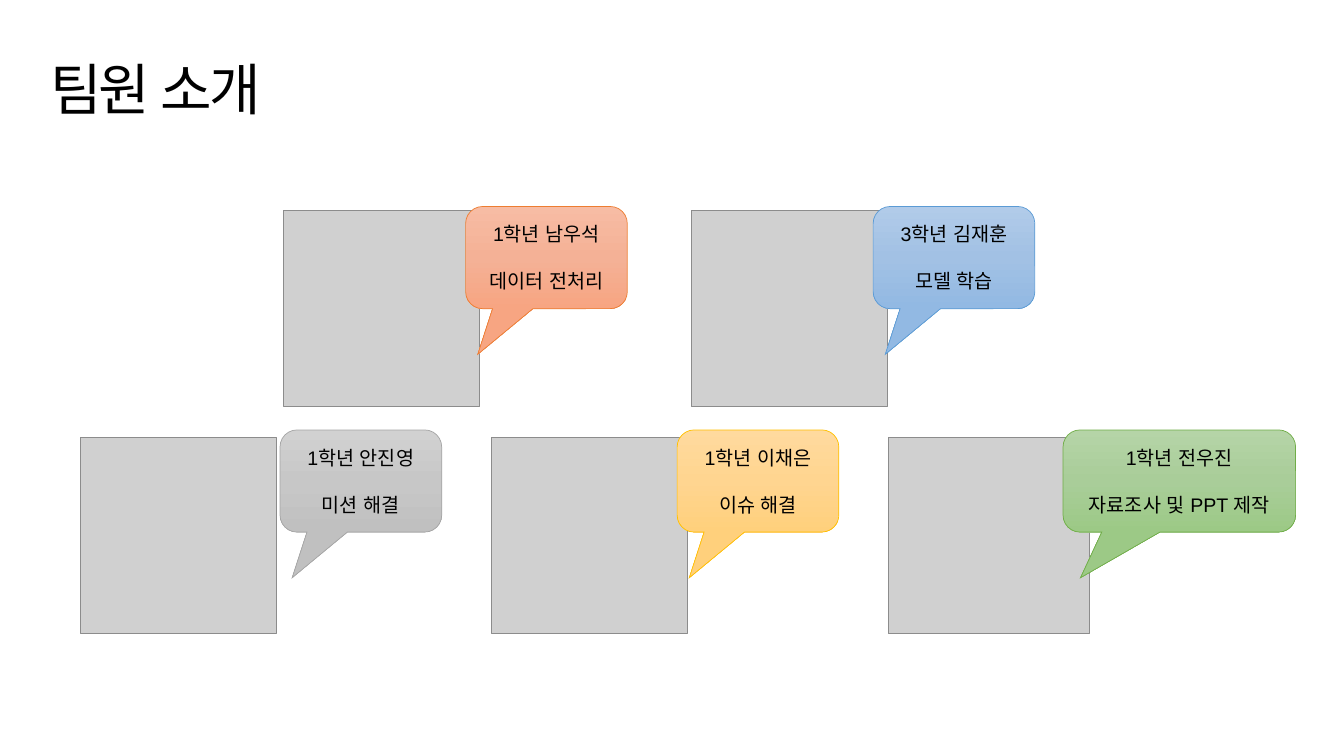
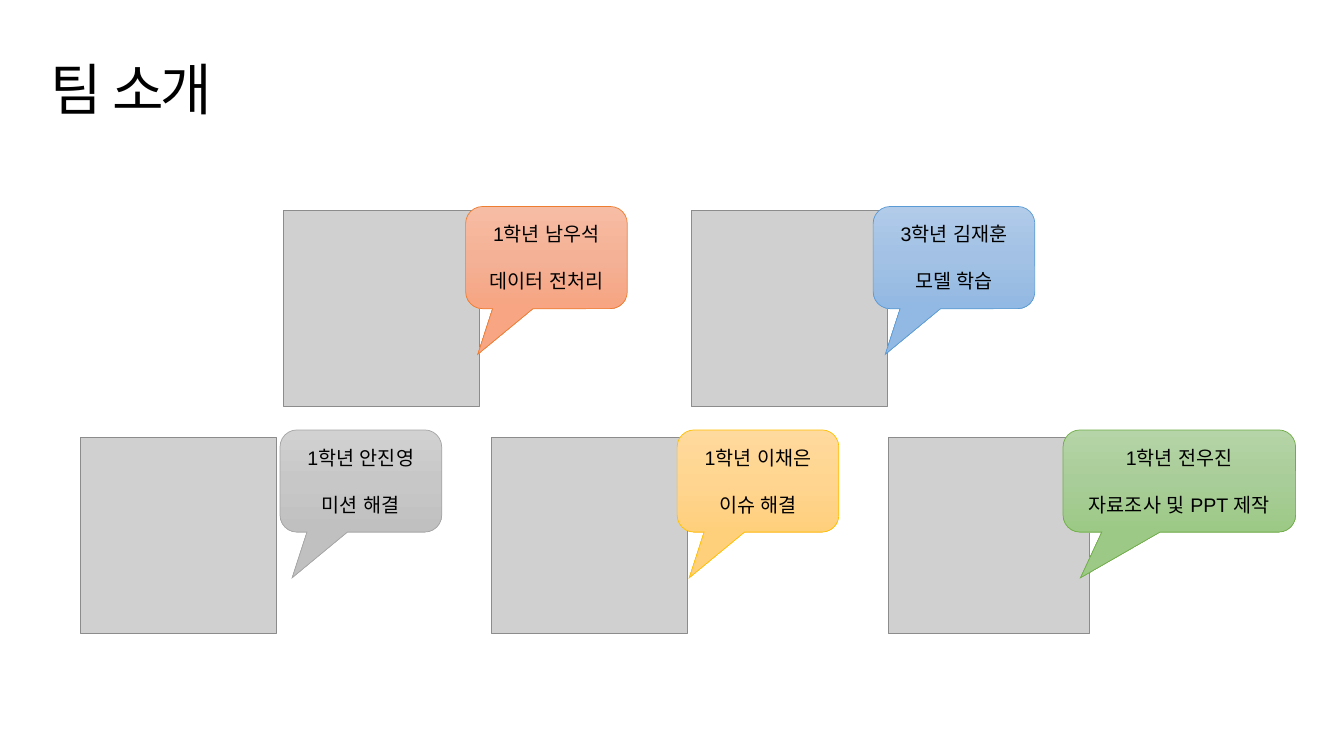
Before and after one commit to suk-6/22-dcc, a slide deck: slide 2 of 춘식이 발표자료.pptx. Drawn at 1344x756 pixels with LibreOffice and Linux fonts; fonts in the diff are those of the drawing; grey boxes stand for pictures; background and template pictures are left out. Boxes give left, top, right and bottom in pixels: in the first picture for what was removed or moved away, otherwise in the second. Text is boxed around its words. In the diff, an @@ line names an element or a change of style, - is before the commit and + after.

```diff
--- a/춘식이 발표자료.pptx
+++ b/춘식이 발표자료.pptx
@@ title at (50, 63, 212, 115): text changed @@
-팀원 소개
+팀 소개
```
Also in this commit, not shown: 2 other slides changed, 1 slide added.
